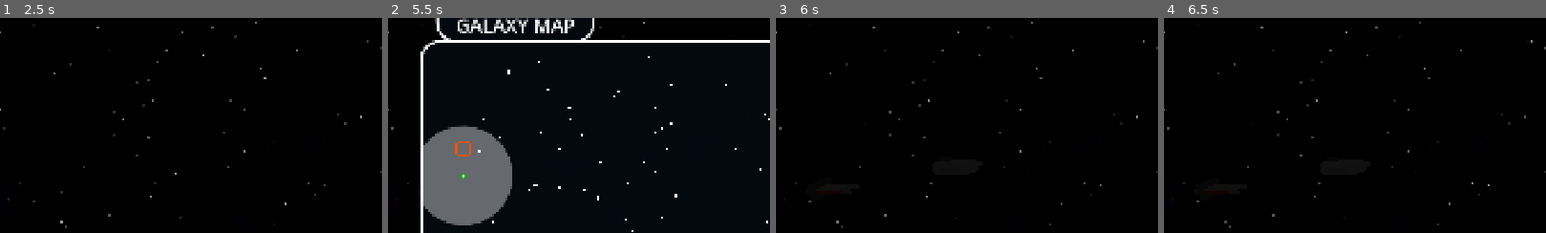
Above: before the commit, frames 1-4 (left to right).
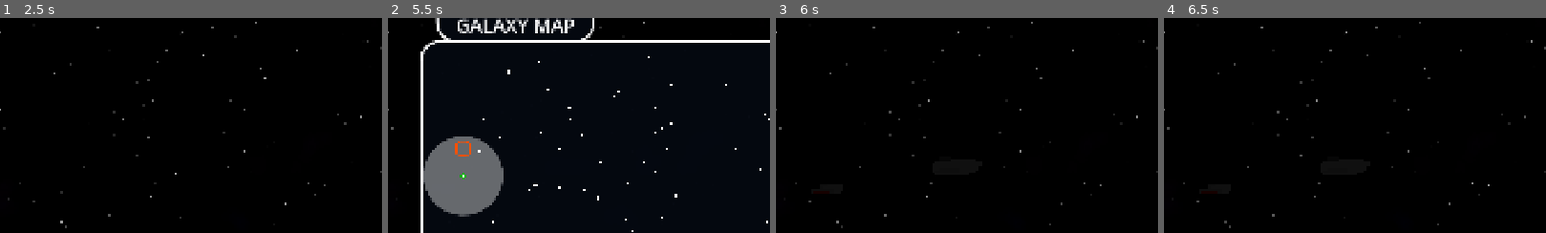
Above: after the commit, the same moments.

Repository: SidewaysFox/faster-than-faster-than-light
Game: Godot game, scene res://space.tscn
Two runs of this game, one before a commit and one after it. Both use one fixed random seed, a clock stepped at 60 frames per second and the inputs below.
Inputs:
- Up to frame 1 (2.5 s): hold W (up1) 0.53-2.03 s; tap 1 (1) at 0.6 s; tap 4 (4) at 0.8, 1.35 s; tap B (A) at 1.55, 2.1 s; hold A (left1) from 2.03 s (still down); tap , (D) at 2.3 s
- Up to frame 2 (5.5 s): tap Enter at 2.75 s; tap , (D) at 2.85, 5.3 s; tap 1 (1) at 3.05, 3.6 s; release A (left1) at 3.53 s; hold S (down1) 3.53-4.28 s; tap 4 (4) at 3.8, 4.35 s; hold D (right1) 4.28-5.03 s; tap B (A) at 4.55, 5.1 s; hold W (up1) from 5.03 s (still down)
- Up to frame 3 (6 s): release W (up1) at 5.78 s; hold D (right1) from 5.78 s (still down); tap , (D) at 5.85 s
- Up to frame 4 (6.5 s): keep holding D (right1); tap 1 (1) at 6.05 s
The pictures show only the part of the screen within x 15-65%, y 16-66%; the shares and areas given below are measured in that part.

Frame 1 is identical in both runs. In frame 2, 3.1% of the frame differs, in the area x 9-33%, y 49-97%; in frame 3, less than 0.1%; in frame 4, less than 0.1%.
Error in both runs: Out of bounds get index '-1' (on base: 'Array') (res://user_interface.gd:139)

Commit message:
combat firing, damage and destruction
get ganked

Diff:
--- a/faster-than-faster-than-light/global.gd
+++ b/faster-than-faster-than-light/global.gd
@@ -5,6 +5,7 @@
 var initilising: bool = true
 var resources: int = 0
 var fuel: int = 45
+var starting_fleet: Array[int] = [0, 1, 1]
 var fleet: Array = []
 var jump_distance: float = 180.0
 var augmentations: Array = []
@@ -19,8 +20,75 @@
 var visited_systems: Array[int] = []
 var unique_visits: int = 0
 var joystick_sens: float = 1.5
-var next_ship_id: int = 0
+var next_ship_id: int = -1
 var in_combat: bool = false
+
+var starship_base_stats: Array[Dictionary] = [
+	{
+		"Hull Strength": 20,
+		"Agility": 0.1,
+	},
+	{
+		"Hull Strength": 6,
+		"Agility": 0.2,
+	},
+	{
+		"Hull Strength": 5,
+		"Agility": 0.2,
+	},
+	{
+		"Hull Strength": 8,
+		"Agility": 0.15,
+	},
+	{
+		"Hull Strength": 6,
+		"Agility": 0.15,
+	},
+	{
+		"Hull Strength": 6,
+		"Agility": 0.25,
+	},
+	{
+		"Hull Strength": 8,
+		"Agility": 0.25,
+	},
+	{
+		"Hull Strength": 10,
+		"Agility": 0.12,
+	},
+	{
+		"Hull Strength": 3,
+		"Agility": 0.4,
+	},
+	{
+		"Hull Strength": 3,
+		"Agility": 0.35,
+	},
+]
+
+var weapon_list: Array[Dictionary] = [
+	{
+		"Name": "Phasor 1",
+		"Type": 0,
+		"Slots": 1,
+		"Damage": 1,
+		"Reload time": 6.0
+	},
+	{
+		"Name": "Phasor 2",
+		"Type": 0,
+		"Slots": 2,
+		"Damage": 1,
+		"Reload time": 4.5
+	},
+	{
+		"Name": "Phasor 3",
+		"Type": 0,
+		"Slots": 3,
+		"Damage": 1,
+		"Reload time": 3.0
+	},
+]
 
 
 func _ready() -> void:
@@ -54,29 +122,8 @@
 	new_system(current_system)
 
 	# Create the fleet
-	# This will probably be changed later in favour of raw data, instead of
-	# storing the actual objects and nodes
-	# I will probably change this particular initialisation at some point too
-	var new_ship: Node = starship.instantiate()
-	new_ship.id = next_ship_id
-	new_ship.team = 1
-	new_ship.hull_strength = 20
-	fleet.append(new_ship)
-	get_node("/root/Space/FriendlyShips").add_child(new_ship.duplicate())
-
-	new_ship = starship.instantiate()
-	new_ship.id = get_new_ship_id()
-	new_ship.team = 1
-	new_ship.type = 1
-	fleet.append(new_ship)
-	get_node("/root/Space/FriendlyShips").add_child(new_ship.duplicate())
-
-	new_ship = starship.instantiate()
-	new_ship.id = get_new_ship_id()
-	new_ship.team = 1
-	new_ship.type = 6
-	fleet.append(new_ship)
-	get_node("/root/Space/FriendlyShips").add_child(new_ship.duplicate())
+	for ship in starting_fleet:
+		create_new_starship(ship)
 
 	stats_update()
 
@@ -104,3 +151,16 @@
 	# Check if this is the first system
 	if unique_visits > 1:
 		initilising = false
+
+
+func create_new_starship(type: int) -> void:
+	var new_ship: Node = starship.instantiate()
+	new_ship = starship.instantiate()
+	new_ship.id = get_new_ship_id()
+	new_ship.team = 1
+	new_ship.type = type
+	new_ship.hull_strength = starship_base_stats[type]["Hull Strength"]
+	new_ship.hull = new_ship.hull_strength
+	new_ship.agility = starship_base_stats[type]["Agility"]
+	fleet.append(new_ship)
+	get_node("/root/Space/FriendlyShips").add_child(new_ship.duplicate())
--- a/faster-than-faster-than-light/starship.gd
+++ b/faster-than-faster-than-light/starship.gd
@@ -32,9 +32,11 @@
 ## The starship's current level
 @export var level: int = 1
 ## The starship's maximum hull points
-@export var hull_strength: int = 10
+@export var hull_strength: int = 6
+## The starship's chance to avoid enemy weapons
+@export var agility: float = 0.2
 ## The starship's currently active weapons
-@export var weapons: Array[Array] = []
+@export var weapons: Array[int] = [0]
 ## Ship meshes
 @export var meshes: Array[PackedScene] = []
 
@@ -44,7 +46,7 @@
 
 # Variables
 @onready var main: Node = get_node("/root/Space")
-var hull: int = 10
+var hull: int = 6
 var target: Node
 var jumping: bool = true
 var jump_mode: int = -1
@@ -58,6 +60,7 @@
 	var new_mesh: Node = meshes[type].instantiate()
 	new_mesh.type = alignment
 	add_child(new_mesh)
+
 	# Starting location based on team
 	if team != 0:
 		global_position = Vector3(-2000 * team, randf_range(-60, 60), randf_range(-100, 0))
@@ -69,8 +72,25 @@
 	warp_destination = -global_position.x
 	$JumpDelay.start(1 + (randf() * 2))
 
+	if type == 1:
+		var index: int = 1
+		for weapon_id in weapons:
+			get_node("WeaponReload" + str(index)).wait_time = Global.weapon_list[weapon_id]["Reload time"]
+
 
 func _process(delta: float) -> void:
+	if hull <= 0:
+		queue_free()
+
+	if type == 1:
+		# Start shooting!!!
+		if Global.in_combat:
+			if $WeaponReload1.is_stopped():
+				for i in len(weapons):
+					get_node("WeaponReload" + str(i + 1)).start()
+		else:
+			$WeaponReload1.stop()
+
 	# Do jumping animations
 	if jumping:
 		if jump_mode == 0 and team != 0:
@@ -92,9 +112,20 @@
 	$JumpDelay.start(randf() * 2)
 
 
-func _on_targeting_delay_timeout() -> void:
+func new_target() -> void:
 	# Choose a target
-	if team == 1 and len(main.get_node("HostileShips").get_children()) > 0:
+	if team == 1 and main.get_node("HostileShips").get_child_count() > 0:
 		target = main.get_node("HostileShips").get_child(0)
-	elif team == -1:
-		target = main.get_node("FriendlyShips").get_child(0)
+	elif team == -1 and main.get_node("FriendlyShips").get_child_count() > 0:
+		target = main.get_node("FriendlyShips").get_children().pick_random()
+
+
+# Find a way to ensure ships don't fire on the exact same frame
+func _weapon_fire(firing: int) -> void:
+	var weapon_info = Global.weapon_list[weapons[firing]]
+	if weapon_info["Type"] == 0:
+		target.hull -= weapon_info["Damage"]
+		print(target.hull)
+		if target.hull <= 0:
+			await get_tree().create_timer(0.5)
+			new_target()
--- a/faster-than-faster-than-light/starship.tscn
+++ b/faster-than-faster-than-light/starship.tscn
@@ -18,5 +18,12 @@
 
 [node name="WeaponReload1" type="Timer" parent="."]
 
+[node name="WeaponReload2" type="Timer" parent="."]
+
+[node name="WeaponReload3" type="Timer" parent="."]
+
 [connection signal="timeout" from="JumpDelay" to="." method="_on_jump_delay_timeout"]
-[connection signal="timeout" from="TargetingDelay" to="." method="_on_targeting_delay_timeout"]
+[connection signal="timeout" from="TargetingDelay" to="." method="new_target"]
+[connection signal="timeout" from="WeaponReload1" to="." method="_weapon_fire" binds= [0]]
+[connection signal="timeout" from="WeaponReload2" to="." method="_weapon_fire" binds= [1]]
+[connection signal="timeout" from="WeaponReload3" to="." method="_weapon_fire" binds= [2]]
--- a/faster-than-faster-than-light/starship_mesh.gd
+++ b/faster-than-faster-than-light/starship_mesh.gd
@@ -8,18 +8,8 @@
 	[],
 	[preload("res://pirate_primary.tres").duplicate(), preload("res://pirate_secondary.tres").duplicate(), preload("res://pirate_tertiary.tres").duplicate(), preload("res://pirate_accent.tres").duplicate()],
 ]
-#var palettes: Array[Array] = [ # Main, accent
-	#[Color8(200, 200, 200), Color8(160, 160, 160), Color8(255, 80, 0), Color8(120, 120, 120)],
-	#[],
-	#[],
-	#[Color8(50, 0, 140), Color8(60, 20, 160), Color8(255, 70, 100)],
-#]
 
 
 func _ready() -> void:
-	print("\nmesh type " + str(type))
 	for part in get_children():
-		print(part.name)
 		part.mesh.material = palettes[type][int(String(part.name)[-1])]
-		print(part.mesh.material.albedo_color)
-		print(part.mesh.material.emission)
